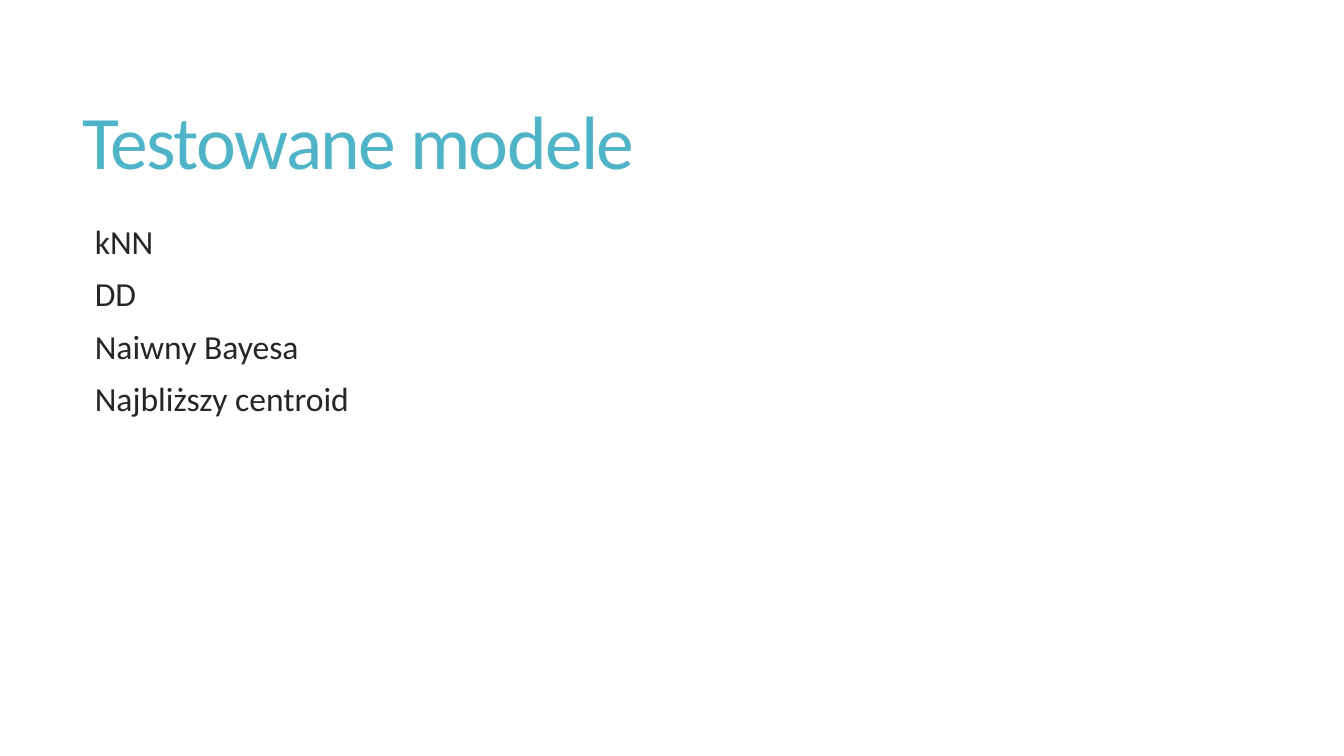
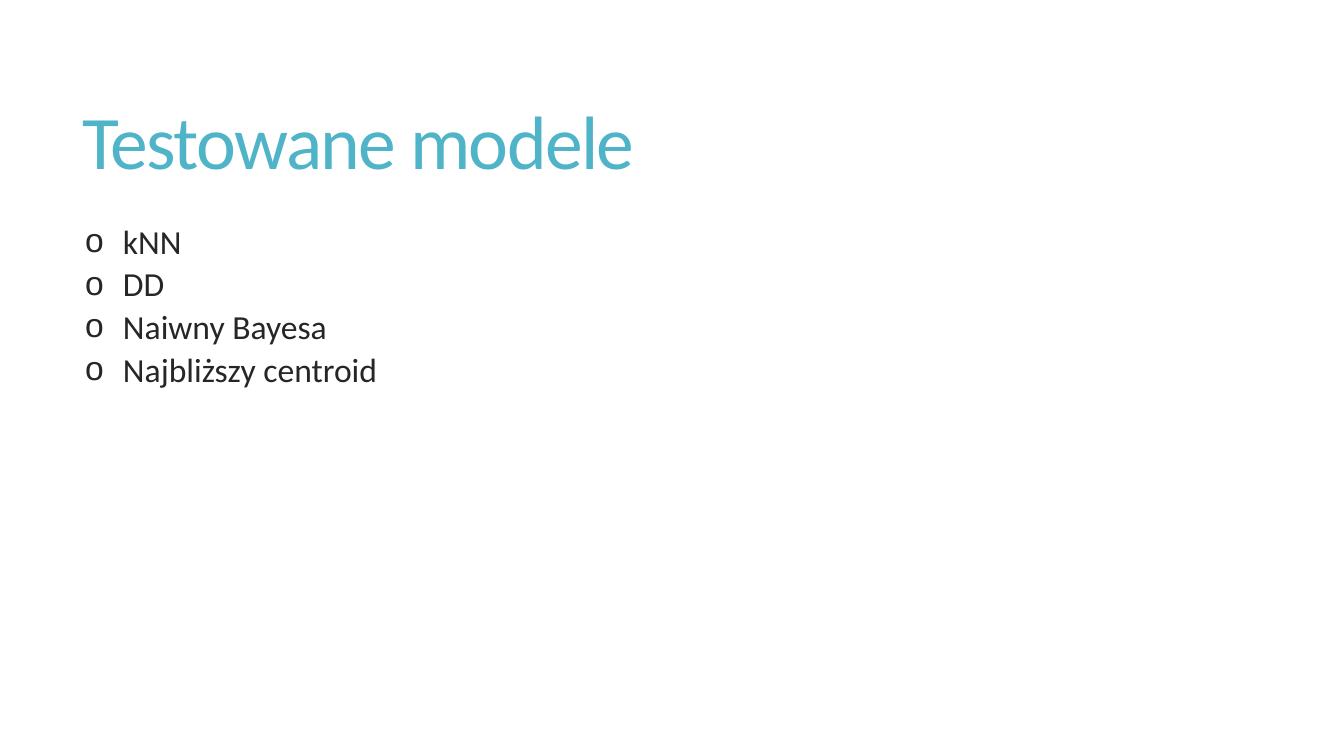
Before and after one commit to matlaczj/Glass-Classification-Project, a slide deck: slide 6 of Prezentacja.pptx. Drawn at 1344x756 pixels with LibreOffice and Linux fonts; fonts in the diff are those of the drawing. Boxes give left, top, right and bottom in pixels: in the first picture for what was removed or moved away, otherwise in the second. Text is boxed around its words. In the diff, an @@ line names an element or a change of style, - is before the commit and + after.

```diff
--- a/Prezentacja.pptx
+++ b/Prezentacja.pptx
@@ text "kNN" at <box>123,230,377,388</box>: bullet   to o; list level 1 to 2 in "kNN"; list level 1 to 2 in "DD"; list level 1 to 2 in "Naiwny Bayesa"; list level 1 to 2 in "Najbliższy centroid" @@
```
Also in this commit, not shown: 4 other slides changed.
